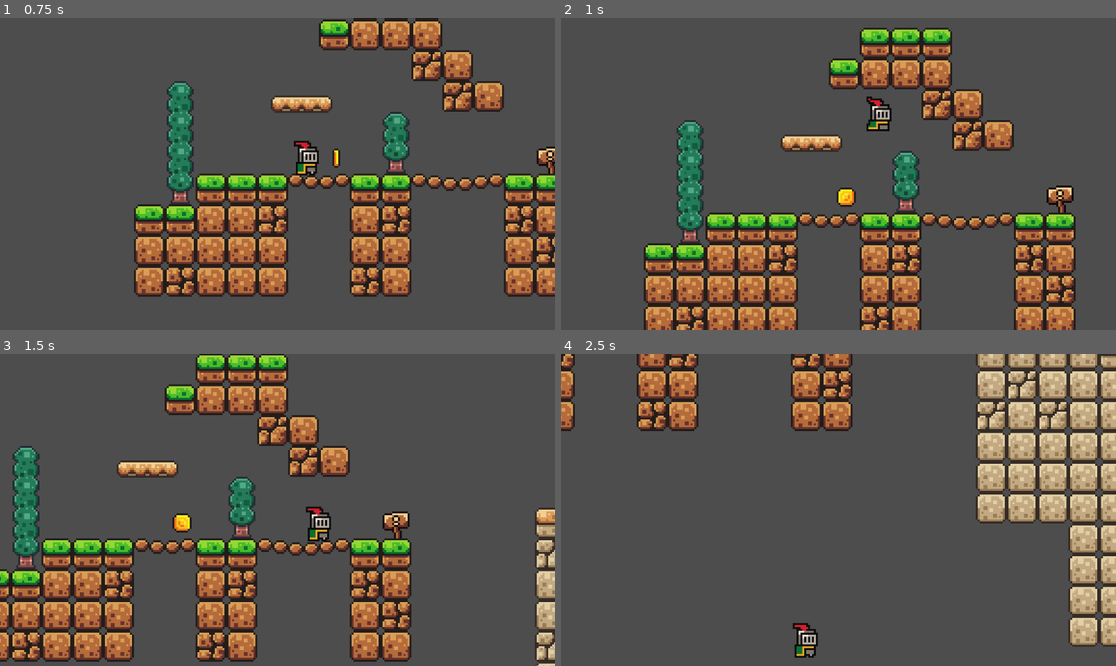
Above: before the commit, frames 1-4 (two rows, left to right).
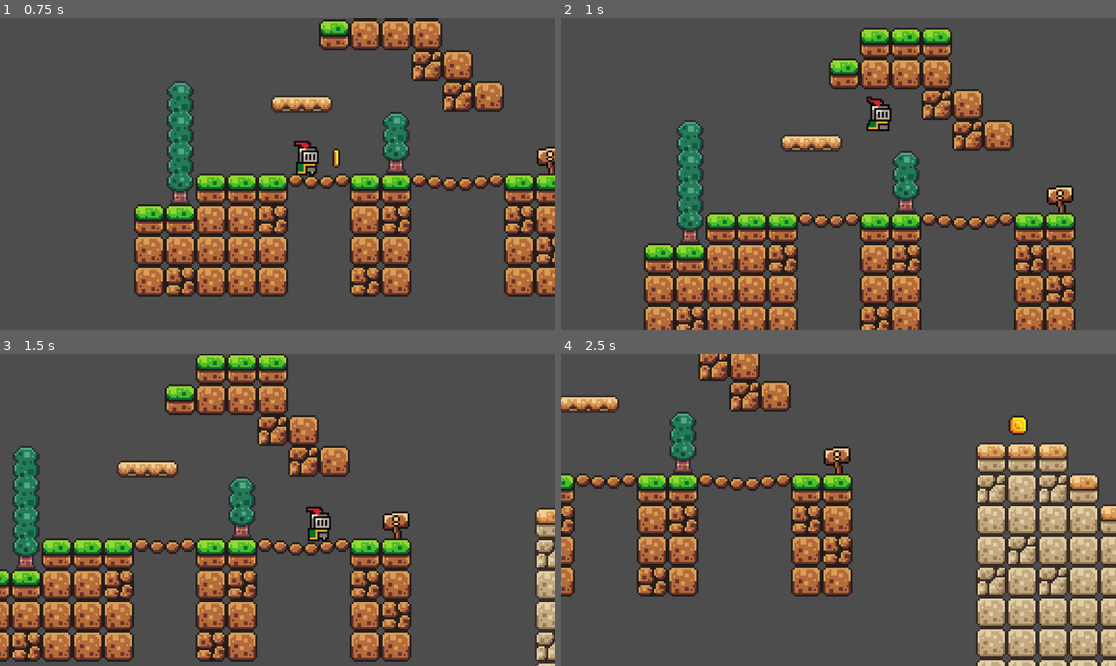
Above: after the commit, the same moments.

Repository: kenwillg/godot-tutorial
Game: Godot game, scene res://scenes/game.tscn
The game is run twice, just before and just after one commit, with the same random seed, the same clock (stepped at 60 frames per second) and the same inputs.
Inputs:
- Up to frame 1 (0.75 s): hold D (right) from 0.53 s (still down)
- Up to frame 2 (1 s): keep holding D (right); tap W (jump) at 0.77 s
- Up to frame 3 (1.5 s): keep holding D (right)
- Up to frame 4 (2.5 s): tap W (jump) at 1.52 s; release D (right) at 2.03 s; hold A (left) from 2.03 s (still down)

Frame 1 is identical in both runs. In frame 2, 0.2% of the frame differs, in the area x 49-54%, y 54-61%; in frame 3, 0.2%; in frame 4, 42%, in the area x 0-100%, y 0-100%.

Commit message:
dying 1.0 done

Diff:
--- a/scenes/game.tscn
+++ b/scenes/game.tscn
@@ -1,10 +1,11 @@
-[gd_scene load_steps=13 format=4 uid="uid://b50pm56fivp1x"]
+[gd_scene load_steps=15 format=4 uid="uid://b50pm56fivp1x"]
 
 [ext_resource type="PackedScene" uid="uid://b3dw58eedm3du" path="res://scenes/player.tscn" id="1_uwrxv"]
 [ext_resource type="Script" uid="uid://d2hy12ug78au4" path="res://scripts/player.gd" id="2_yqjtg"]
 [ext_resource type="Texture2D" uid="uid://b8ihq34ogntyf" path="res://assets/sprites/world_tileset.png" id="3_lnu2h"]
 [ext_resource type="PackedScene" uid="uid://c8a0aja86k5gy" path="res://scenes/platform.tscn" id="4_lbhrr"]
 [ext_resource type="PackedScene" uid="uid://bcj5e3ufb0pe2" path="res://scripts/coin.tscn" id="5_iywne"]
+[ext_resource type="PackedScene" uid="uid://oy6bylidmeyt" path="res://scenes/killzone.tscn" id="6_p57ef"]
 
 [sub_resource type="TileSetAtlasSource" id="TileSetAtlasSource_lbhrr"]
 texture = ExtResource("3_lnu2h")
@@ -336,6 +337,8 @@
 &"move": SubResource("Animation_lbhrr")
 }
 
+[sub_resource type="WorldBoundaryShape2D" id="WorldBoundaryShape2D_u5sy4"]
+
 [node name="Game" type="Node2D"]
 
 [node name="foreground" type="TileMapLayer" parent="."]
@@ -351,6 +354,7 @@
 
 [node name="Camera2D" type="Camera2D" parent="Player"]
 zoom = Vector2(4, 4)
+limit_bottom = 100
 position_smoothing_enabled = true
 
 [node name="platform" parent="." instance=ExtResource("4_lbhrr")]
@@ -376,3 +380,9 @@
 
 [node name="coin4" parent="." instance=ExtResource("5_iywne")]
 position = Vector2(655, 23)
+
+[node name="killzone" parent="." instance=ExtResource("6_p57ef")]
+
+[node name="CollisionShape2D" type="CollisionShape2D" parent="killzone"]
+position = Vector2(320, 213)
+shape = SubResource("WorldBoundaryShape2D_u5sy4")
--- /dev/null
+++ b/scenes/killzone.tscn
@@ -0,0 +1,14 @@
+[gd_scene load_steps=2 format=3 uid="uid://oy6bylidmeyt"]
+
+[ext_resource type="Script" uid="uid://b7f6dmu26tvjl" path="res://scripts/killzone.gd" id="1_xlapc"]
+
+[node name="killzone" type="Area2D"]
+collision_mask = 2
+script = ExtResource("1_xlapc")
+
+[node name="Timer" type="Timer" parent="."]
+wait_time = 0.6
+one_shot = true
+
+[connection signal="body_entered" from="." to="." method="_on_body_entered"]
+[connection signal="timeout" from="Timer" to="." method="_on_timer_timeout"]
--- a/scenes/player.tscn
+++ b/scenes/player.tscn
@@ -43,6 +43,7 @@
 
 [node name="Player" type="CharacterBody2D"]
 z_index = 5
+collision_layer = 2
 
 [node name="AnimatedSprite2D" type="AnimatedSprite2D" parent="."]
 position = Vector2(0, -12)
--- /dev/null
+++ b/scripts/killzone.gd
@@ -0,0 +1,11 @@
+extends Area2D
+
+@onready var timer: Timer = $Timer
+
+func _on_body_entered(body: Node2D) -> void:
+	print("You died")
+	timer.start()
+
+
+func _on_timer_timeout() -> void:
+	get_tree().reload_current_scene()
Not shown, added: scripts/killzone.gd.uid
